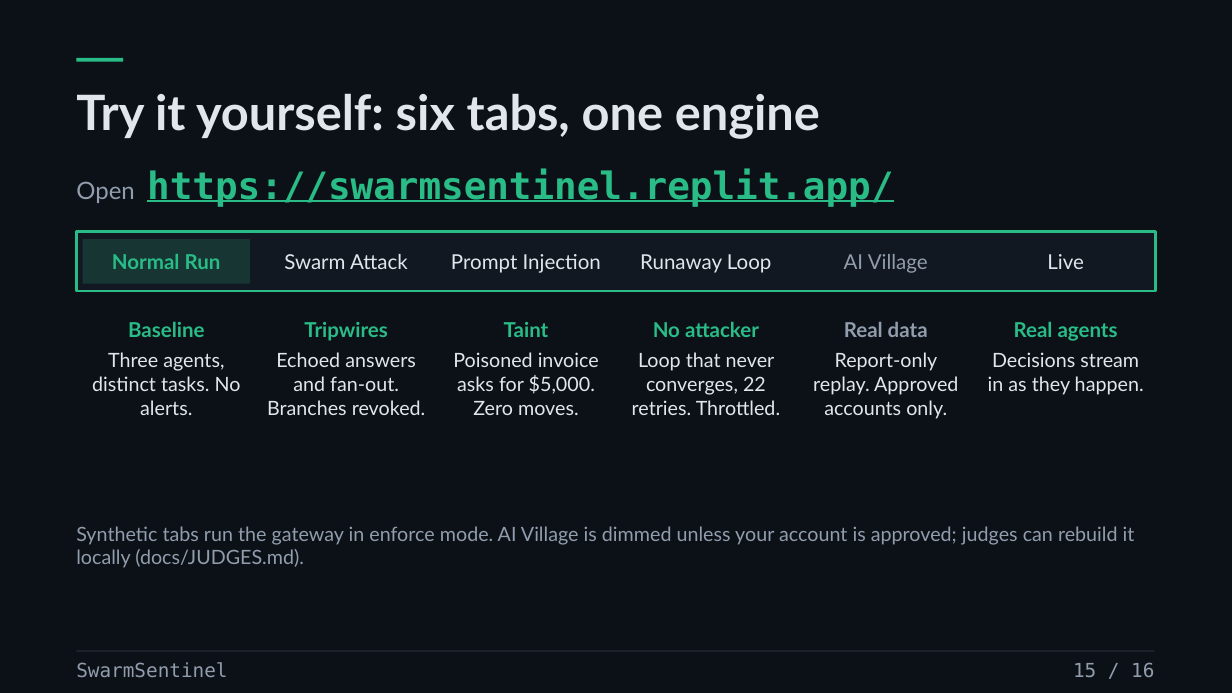
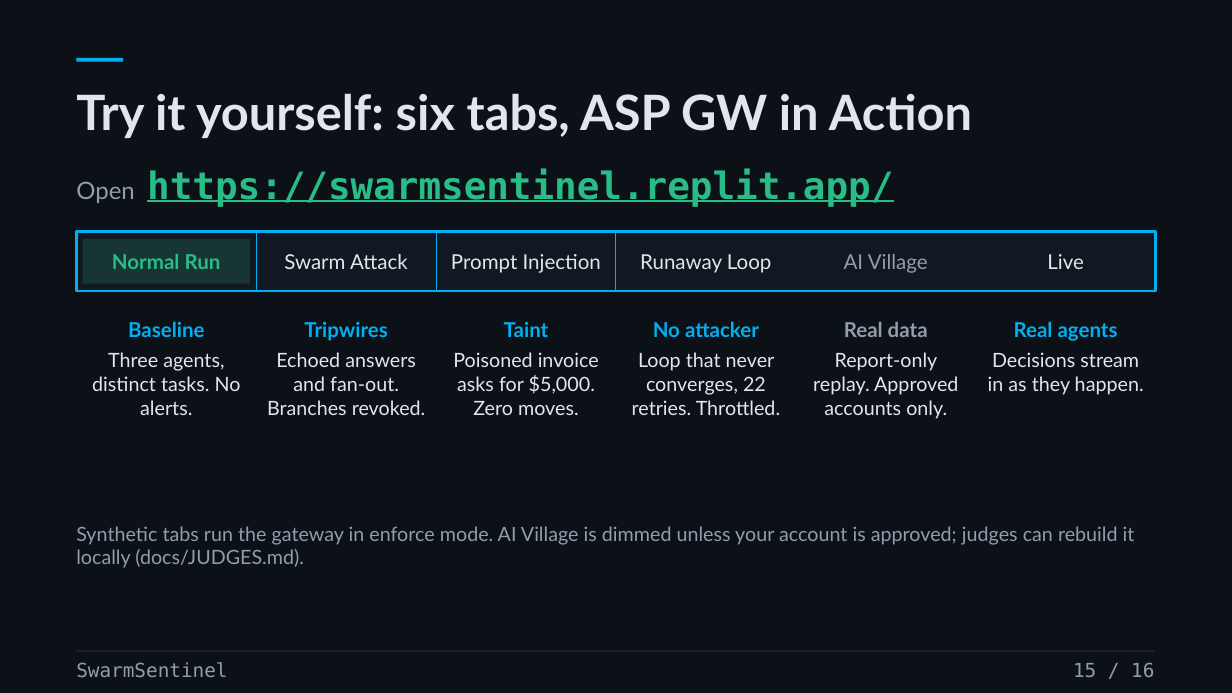
Before and after one commit to prasad-m-k/swarmsentinel, a slide deck: slide 15 of docs/source-materials/SwarmSentinel-v3---Live-Containment.pptx. Drawn at 1232x693 pixels with LibreOffice and Linux fonts; fonts in the diff are those of the drawing. Boxes give left, top, right and bottom in pixels: in the first picture for what was removed or moved away, otherwise in the second. Text is boxed around its words. In the diff, an @@ line names an element or a change of style, - is before the commit and + after.

Commit message:
updated deck

```diff
--- a/docs/source-materials/SwarmSentinel-v3---Live-Containment.pptx
+++ b/docs/source-materials/SwarmSentinel-v3---Live-Containment.pptx
@@ rectangle at (76, 58, 123, 62): fill #29BC86 to #00B0F0 @@
@@ title at (76, 93, 972, 138): text changed @@
-Try it yourself: six tabs, one engine
+Try it yourself: six tabs, ASP GW in Action
@@ rectangle at (76, 232, 1156, 291): outline #29BC86 1.5 pt to #00B0F0 1.5 pt @@
@@ 3 rectangles: place and size @@
-3 rectangles at (112, 254, 601, 273)
+3 rectangles at (76, 232, 616, 291)
@@ outline none to #00B0F0 0.75 pt in 3 elements at (76, 232, 256, 291), (256, 232, 436, 291), (436, 232, 616, 291) @@
@@ text at (128, 321, 204, 337): text colour #29BC86 to #00B0F0 in "Baseline" @@
@@ text at (304, 322, 388, 341): text colour #29BC86 to #00B0F0 in "Tripwires" @@
@@ text at (504, 322, 549, 337): text colour #29BC86 to #00B0F0 in "Taint" @@
@@ text at (653, 321, 759, 337): text colour #29BC86 to #00B0F0 in "No attacker" @@
@@ text at (1014, 321, 1118, 341): text colour #29BC86 to #00B0F0 in "Real agents" @@
```
Also in this commit, not shown: 16 other slides changed.
